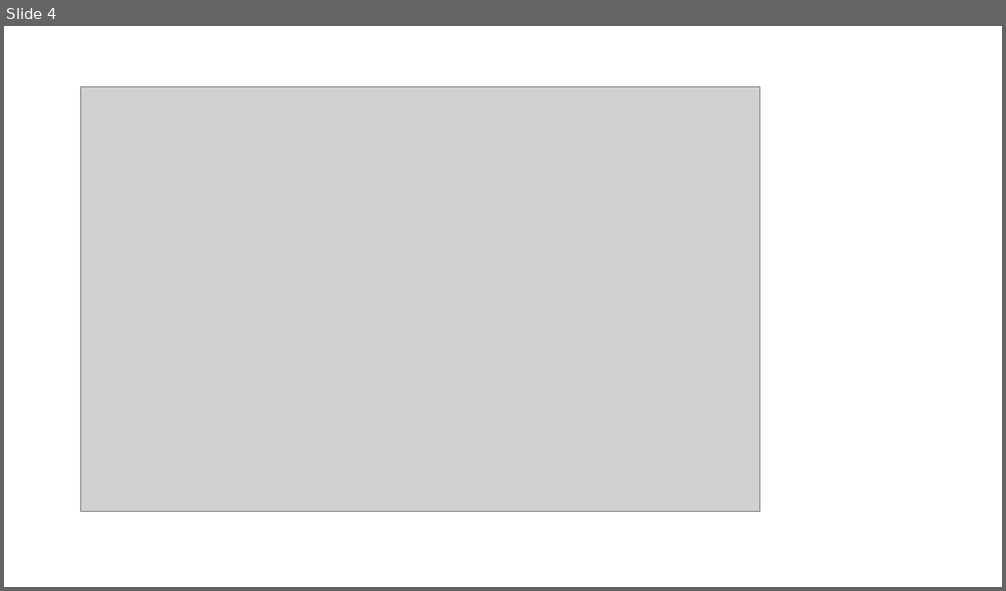
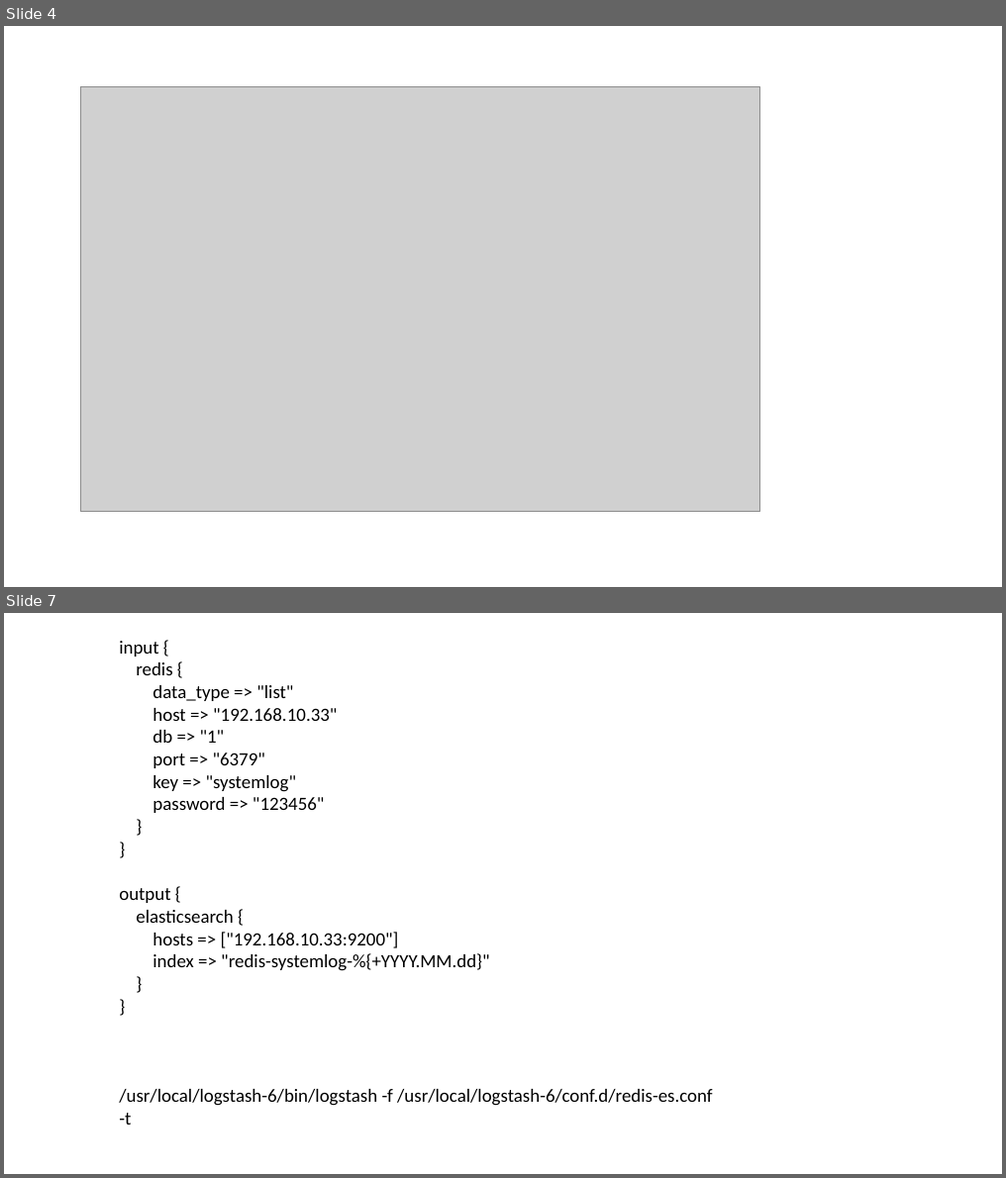
Before and after one commit to lmhfq/reflection-test, a slide deck: elk.pptx. Shown one above the other, each under a label of ours: slide 4 before the commit, slides 4 and 7 after it; the slides between them are not shown. The pictures are 1006x591 and 1006x1178 pixels, drawn with LibreOffice and Linux fonts; fonts in the diff are those of the drawing; grey boxes stand for pictures. Boxes give left, top, right and bottom in pixels: in the first picture for what was removed or moved away, otherwise in the second. Text is boxed around its words. In the diff, an @@ line names an element or a change of style, - is before the commit and + after.

```diff
--- a/elk.pptx
+++ b/elk.pptx
@@ slide 7 added at [4, 613, 1002, 1174], background #FFFFFF @@
@@ text added at [119, 641, 713, 1125], 18 pt, text #000000 @@
+input {
+redis {
+data_type => "list"
+host => "192.168.10.33"
+db => "1"
+port => "6379"
+key => "systemlog"
+password => "123456"
+}
+}
+output {
+elasticsearch {
+hosts => ["192.168.10.33:9200"]
+index => "redis-systemlog-%{+YYYY.MM.dd}"
+}
+}
+/usr/local/logstash-6/bin/logstash -f /usr/local/logstash-6/conf.d/redis-es.conf -t
```
Also in this commit, not shown: 2 other slides added, 1 other file.
